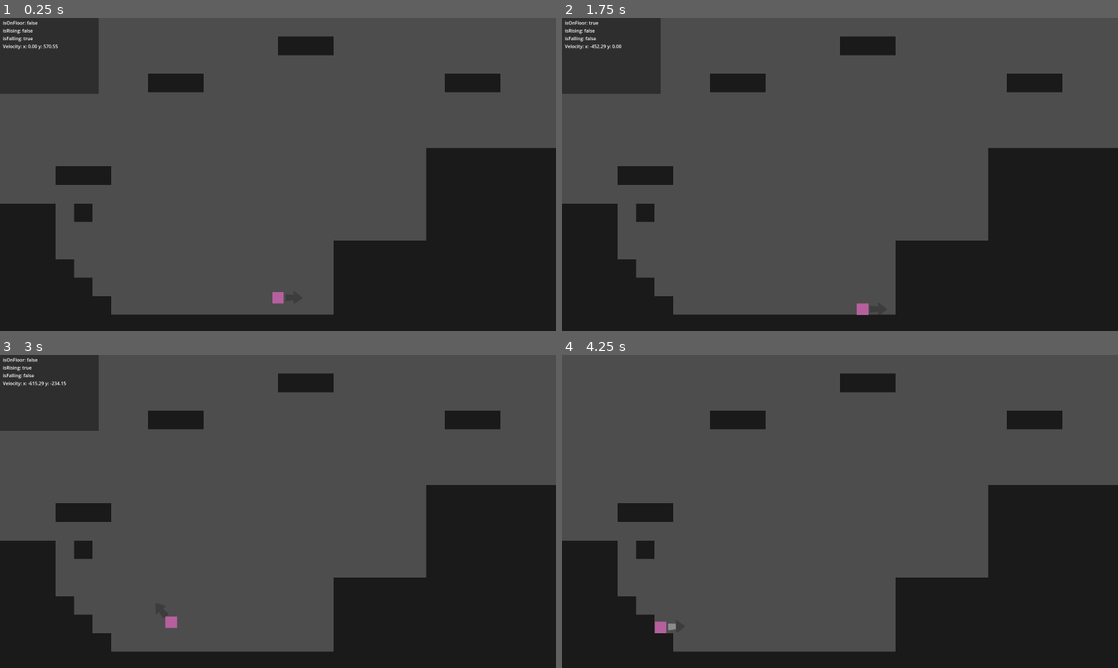
Above: before the commit, frames 1-4 (two rows, left to right).
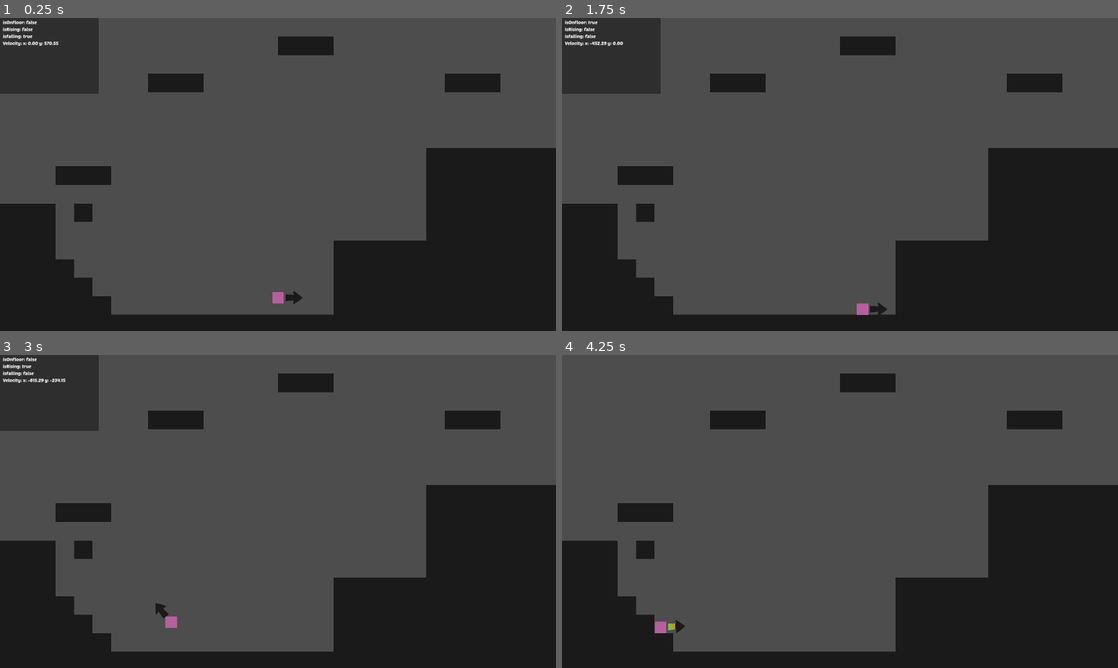
Above: after the commit, the same moments.

Repository: xswzaq123/speedrun
Game: Godot game, scene res://scenes/main.tscn
The game is run twice, just before and just after one commit, with the same random seed, the same clock (stepped at 60 frames per second) and the same inputs.
Inputs (mouse positions are in pixels of both pictures, inside the frame that each line leads up to):
- Up to frame 1 (0.25 s): no input
- Up to frame 2 (1.75 s): tap Enter (ui_accept) at 0.5, 0.6, 1.25 s; move the mouse to (962, 158) at 0.52 s; hold D (moveRight) 0.53-1.25 s; hold Space (jump) 0.53-1.25 s; click (962, 158) at 0.67 s; drag from (728, 190) to (840, 315) at 1.27 s
- Up to frame 3 (3 s): move the mouse to (333, 442) at 2.02 s; hold A (moveLeft) 2.03-2.75 s; hold Space (jump) 2.03-2.75 s; tap Enter (ui_accept) at 2.1 s; drag from (250, 574) to (111, 464) at 2.77 s
- Up to frame 4 (4.25 s): move the mouse to (1006, 558) at 3.52 s; hold D (moveRight) from 3.53 s (still down); hold Space (jump) from 3.53 s (still down); tap Y at 3.6 s; tap ` (toggle_debug) at 4.15 s

The runs differ from the first frame. In frame 1, 0.4% of the frame differs, in the area x 0-55%, y 0-92%; in frame 2, 0.4%; in frame 3, 0.4%, in the area x 0-31%, y 0-85%; in frame 4, less than 0.1%.

Commit message:
updated font, arrow texture

Diff:
--- a/project.godot
+++ b/project.godot
@@ -28,6 +28,10 @@
 
 enabled=PackedStringArray("res://addons/Asset_Drawer/plugin.cfg", "res://addons/SimpleTODO/plugin.cfg")
 
+[gui]
+
+theme/custom_font="res://assets/fonts/PoetsenOne-Regular.ttf"
+
 [input]
 
 jump={
@@ -55,3 +59,7 @@
 
 2d_physics/layer_1="world"
 2d_physics/layer_2="player"
+
+[physics]
+
+2d/physics_engine="GodotPhysics2D"
--- a/scenes/player.tscn
+++ b/scenes/player.tscn
@@ -1,7 +1,9 @@
-[gd_scene load_steps=6 format=3 uid="uid://cx1d5ln4n76ug"]
+[gd_scene load_steps=8 format=3 uid="uid://cx1d5ln4n76ug"]
 
 [ext_resource type="Script" path="res://scripts/player.gd" id="1_n8kkr"]
 [ext_resource type="Texture2D" uid="uid://tbh50to11vbr" path="res://assets/arrow.png" id="2_cqlix"]
+[ext_resource type="Texture2D" uid="uid://b6h4cwvub6oma" path="res://assets/block.png" id="3_q1i7f"]
+[ext_resource type="Texture2D" uid="uid://ecew213ud2k5" path="res://assets/progress.png" id="4_6oxx8"]
 
 [sub_resource type="PhysicsMaterial" id="PhysicsMaterial_rsc8y"]
 friction = 0.17
@@ -54,12 +56,13 @@
 [node name="ArrowMarker" type="Marker2D" parent="ArrowAxis/Arrow"]
 position = Vector2(25, 0)
 
-[node name="JumpStrengthBar" type="ProgressBar" parent="ArrowAxis/Arrow"]
+[node name="JumpStrengthBar" type="TextureProgressBar" parent="ArrowAxis/Arrow"]
 offset_left = -29.0
 offset_top = -22.0
 offset_right = 29.0
 offset_bottom = 20.0
-show_percentage = false
+texture_under = ExtResource("3_q1i7f")
+texture_progress = ExtResource("4_6oxx8")
 
 [node name="GroundCheck" type="Area2D" parent="."]
 collision_layer = 2
--- a/scripts/player.gd
+++ b/scripts/player.gd
@@ -17,7 +17,7 @@
 
 # NOTE: jump vars
 @export_group("Jump")
-@export var jumpStrengthBar: ProgressBar
+@export var jumpStrengthBar: TextureProgressBar
 @export var minJumpStrength: float = 100
 @export var maxJumpStrength: float = 1000
 @export var jumpStrengthMultiplier: float = 10.0
@@ -36,85 +36,85 @@
 # NOTE: script vars
 var velocity: Vector2
 var arrowRotation: float:
-	set(value):
-		arrowRotation = clamp(value, -180, 0)
+  set(value):
+    arrowRotation = clamp(value, -180, 0)
 
 var jumpStrength: float = minJumpStrength:
-	set(value):
-		jumpStrength = clamp(value, minJumpStrength, maxJumpStrength)
+  set(value):
+    jumpStrength = clamp(value, minJumpStrength, maxJumpStrength)
 
 func _ready() -> void:
-	arrowRotation = arrowAxis.rotation_degrees
+  arrowRotation = arrowAxis.rotation_degrees
 
-	# jump
-	jumpStrengthBar.min_value = minJumpStrength
-	jumpStrengthBar.max_value = maxJumpStrength
-	jumpStrengthBar.value = jumpStrength
+  # jump
+  jumpStrengthBar.min_value = minJumpStrength
+  jumpStrengthBar.max_value = maxJumpStrength
+  jumpStrengthBar.value = jumpStrength
 
-	# gravity
-	gravity_scale = defaultGravity
+  # gravity
+  gravity_scale = defaultGravity
 
-	# ground check
-	# groundCheck.body_entered.connect(handleGroundCheck.bind(true))
-	# groundCheck.body_exited.connect(handleGroundCheck.bind(false))
+  # ground check
+  # groundCheck.body_entered.connect(handleGroundCheck.bind(true))
+  # groundCheck.body_exited.connect(handleGroundCheck.bind(false))
 
 func _process(_delta: float) -> void:
-	if !debugVisible:
-		$CanvasLayer/Debug.visible = false
-	else:
-		$CanvasLayer/Debug.visible = true
-		debug.get_child(0).text = "isOnFloor: " + str(isOnFloor())
-		debug.get_child(1).text = "isRising: " + str(isRising())
-		debug.get_child(2).text = "isFalling: " + str(isFalling())
-		debug.get_child(3).text = "Velocity: " + str("x: %.02f y: %.02f" % [velocity.x, velocity.y])
+  if !debugVisible:
+    $CanvasLayer/Debug.visible = false
+  else:
+    $CanvasLayer/Debug.visible = true
+    debug.get_child(0).text = "isOnFloor: " + str(isOnFloor())
+    debug.get_child(1).text = "isRising: " + str(isRising())
+    debug.get_child(2).text = "isFalling: " + str(isFalling())
+    debug.get_child(3).text = "Velocity: " + str("x: %.02f y: %.02f" % [velocity.x, velocity.y])
 
 func _physics_process(_delta: float) -> void:
-	if Input.is_action_pressed("moveLeft"):
-		arrowRotation -= 1 * arrowRotationSpeed
-		arrowAxis.rotation_degrees = arrowRotation
+  if Input.is_action_pressed("moveLeft"):
+    arrowRotation -= 1 * arrowRotationSpeed
+    arrowAxis.rotation_degrees = arrowRotation
 
-	if Input.is_action_pressed("moveRight"):
-		arrowRotation += 1 * arrowRotationSpeed
-		arrowAxis.rotation_degrees = arrowRotation
+  if Input.is_action_pressed("moveRight"):
+    arrowRotation += 1 * arrowRotationSpeed
+    arrowAxis.rotation_degrees = arrowRotation
 
-	if Input.is_action_pressed("jump"):
-		jumpStrength += jumpStrengthMultiplier
-		jumpStrengthBar.value = jumpStrength
+  if Input.is_action_pressed("jump"):
+    jumpStrength += jumpStrengthMultiplier
+    jumpStrengthBar.value = jumpStrength
 
-	velocity = linear_velocity
-	if isFalling():
-		gravity_scale = gravityOnPeak
-		physics_material_override.bounce = fallBounce
-	if isOnFloor() or isRising():
-		await get_tree().create_timer(0.2).timeout
-		gravity_scale = defaultGravity
-		physics_material_override.bounce = defaultBounce
+  velocity = linear_velocity
+  if isFalling():
+    gravity_scale = gravityOnPeak
+    physics_material_override.bounce = fallBounce
+  if isOnFloor() or isRising():
+    await get_tree().create_timer(0.2).timeout
+    gravity_scale = defaultGravity
+    physics_material_override.bounce = defaultBounce
 
 func _unhandled_input(event: InputEvent) -> void:
-		if event.is_action_released("jump") and isOnFloor():
-			var dir := getDirection()
-			# print_debug("Vector to {x: %.1f,y: %.1f}" % [dir.x, dir.y])
-			apply_impulse(dir * jumpStrength)
-			resetJumpStrength()
+    if event.is_action_released("jump") and isOnFloor():
+      var dir := getDirection()
+      # print_debug("Vector to {x: %.1f,y: %.1f}" % [dir.x, dir.y])
+      apply_impulse(dir * jumpStrength)
+      resetJumpStrength()
 
-		if event.is_action_pressed("toggle_debug"):
-			debugVisible = !debugVisible
+    if event.is_action_pressed("toggle_debug"):
+      debugVisible = !debugVisible
 
 func getDirection() -> Vector2:
-	var from := self.global_position
-	var to := arrowTip.global_position
-	var direction := Vector2(from - to).normalized() * -1
-	return direction
+  var from := self.global_position
+  var to := arrowTip.global_position
+  var direction := Vector2(from - to).normalized() * -1
+  return direction
 
 func resetJumpStrength() -> void:
-	jumpStrength = minJumpStrength
-	jumpStrengthBar.value = jumpStrength
+  jumpStrength = minJumpStrength
+  jumpStrengthBar.value = jumpStrength
 
 func isRising() -> bool:
-	return true if velocity.y < -0.5 else false
+  return true if velocity.y < -0.5 else false
 
 func isFalling() -> bool:
-	return true if velocity.y > 0.5 else false
+  return true if velocity.y > 0.5 else false
 
 func isOnFloor() -> bool:
-	return not isRising() and not isFalling()
+  return not isRising() and not isFalling()
--- /dev/null
+++ b/scripts/player2.gd
@@ -0,0 +1,28 @@
+extends CharacterBody2D
+
+
+const SPEED = 300.0
+const JUMP_VELOCITY = -400.0
+
+# Get the gravity from the project settings to be synced with RigidBody nodes.
+var gravity: int = ProjectSettings.get_setting("physics/2d/default_gravity")
+
+
+func _physics_process(delta: float) -> void:
+  # Add the gravity.
+  if not is_on_floor():
+    velocity.y += gravity * delta
+
+  # Handle jump.
+  if Input.is_action_just_pressed("ui_accept") and is_on_floor():
+    velocity.y = JUMP_VELOCITY
+
+  # Get the input direction and handle the movement/deceleration.
+  # As good practice, you should replace UI actions with custom gameplay actions.
+  var direction := Input.get_axis("ui_left", "ui_right")
+  if direction:
+    velocity.x = direction * SPEED
+  else:
+    velocity.x = move_toward(velocity.x, 0, SPEED)
+
+  move_and_slide()
Binary file changed: assets/arrow.png
Binary file added: assets/fonts/PoetsenOne-Regular.ttf
Not shown, added: assets/fonts/PoetsenOne-Regular.ttf.import
Binary file added: assets/progress.png
Not shown, added: assets/progress.png.import
